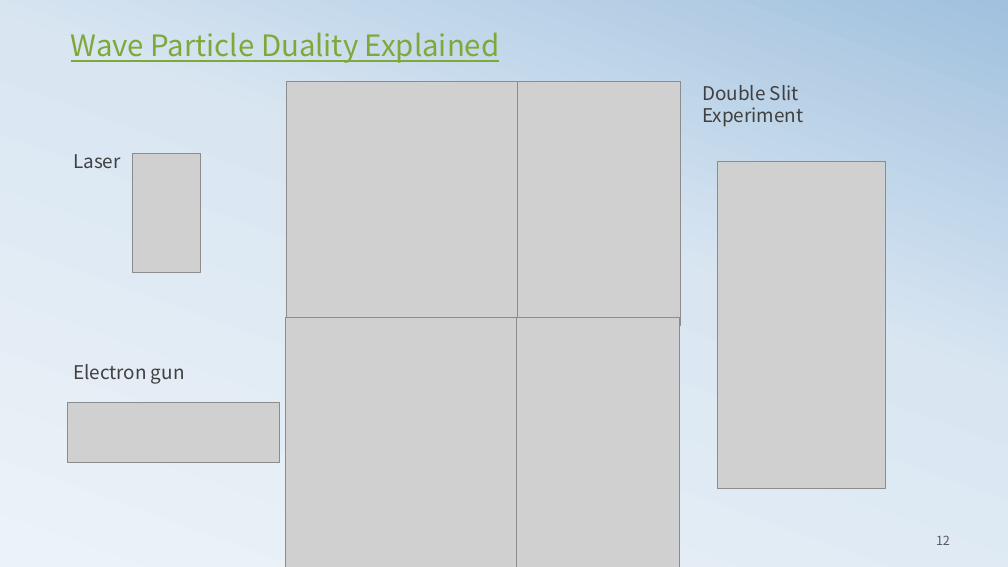
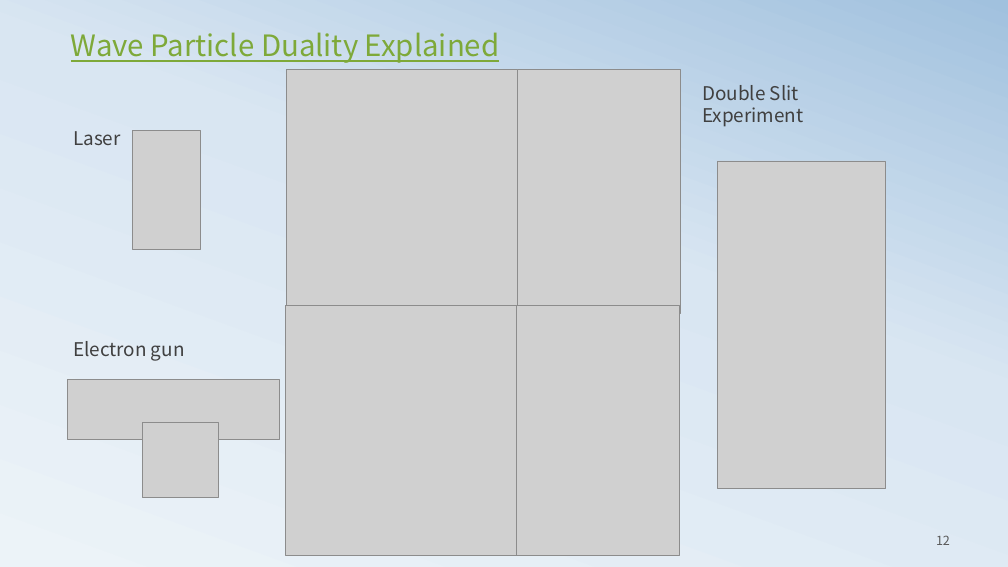
Before and after one commit to ancestor9/mathematics-for-machine-learning, a slide deck: slide 12 of 3_probability theory for machine learning.pptx. Drawn at 1008x567 pixels with LibreOffice and Linux fonts; fonts in the diff are those of the drawing; grey boxes stand for pictures. Boxes give left, top, right and bottom in pixels: in the first picture for what was removed or moved away, otherwise in the second. Text is boxed around its words. In the diff, an @@ line names an element or a change of style, - is before the commit and + after.

```diff
--- a/3_probability theory for machine learning.pptx
+++ b/3_probability theory for machine learning.pptx
@@ 4 pictures: place and size @@
-4 pictures at [286,81,680,567]
+4 pictures at [286,69,680,555]
@@ 2 texts, 1 picture: place and size @@
-2 texts, 1 picture at [73,154,200,384]
+2 texts, 1 picture at [73,130,200,361]
@@ picture: place and size @@
-picture at [67,402,280,462]
+picture at [67,380,280,439]
@@ picture added at [142,422,218,498] @@
```
Also in this commit, not shown: 1 slide added, 4 slides removed.
